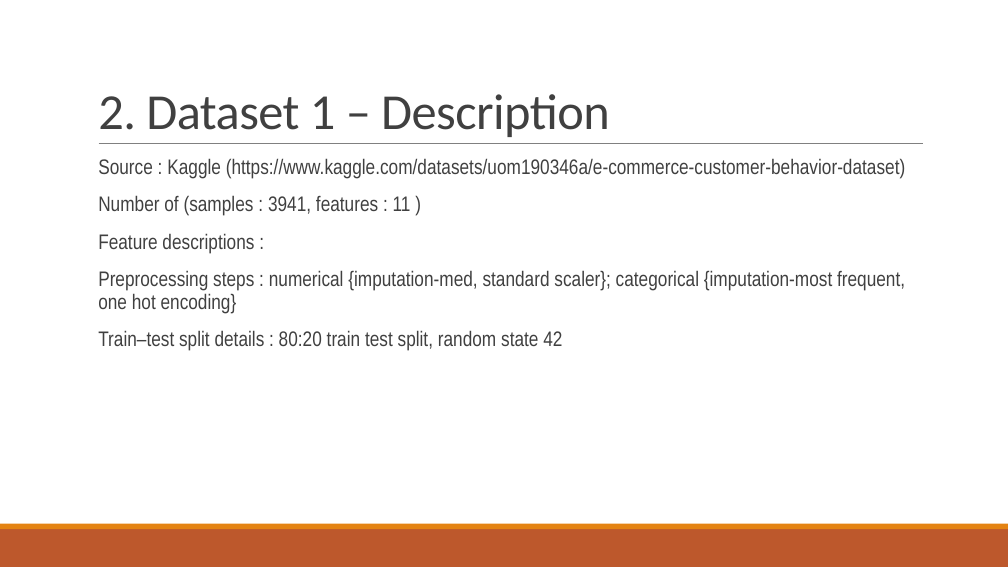
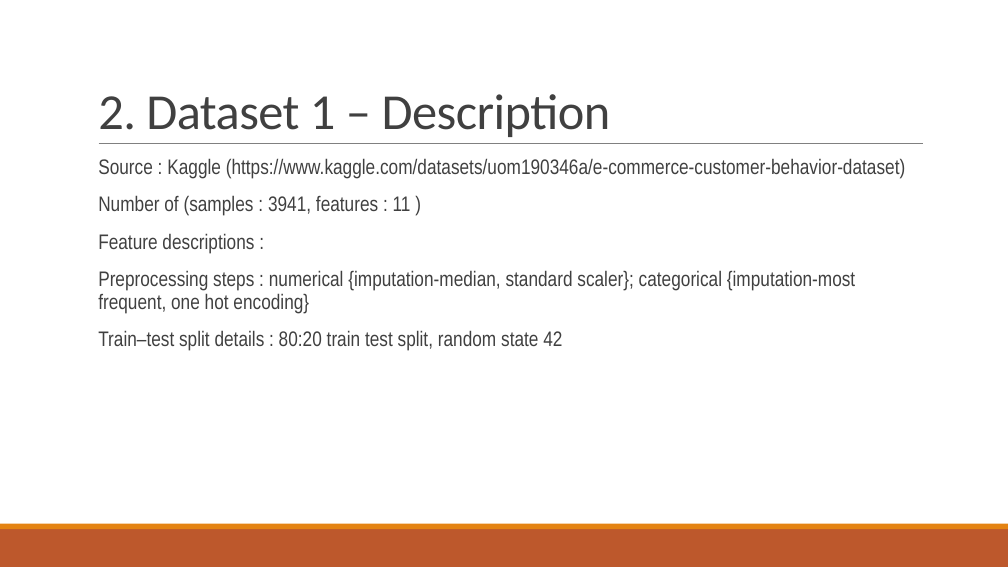
Before and after one commit to akay6483/mmml-ecommerce, a slide deck: slide 3 of docs/23CSE301_A8.pptx. Drawn at 1008x567 pixels with LibreOffice and Linux fonts; fonts in the diff are those of the drawing; background and template pictures are left out. Boxes give left, top, right and bottom in pixels: in the first picture for what was removed or moved away, otherwise in the second. Text is boxed around its words. In the diff, an @@ line names an element or a change of style, - is before the commit and + after.

```diff
--- a/docs/23CSE301_A8.pptx
+++ b/docs/23CSE301_A8.pptx
@@ text at box(98, 270, 855, 314): text changed @@
-  Preprocessing steps : numerical {imputation-med, standard scaler}; categorical {imputation-most frequent, one hot encoding}
+  Preprocessing steps : numerical {imputation-median, standard scaler}; categorical {imputation-most frequent, one hot encoding}
```
Also in this commit, not shown: 3 other slides changed, 2 other files.
